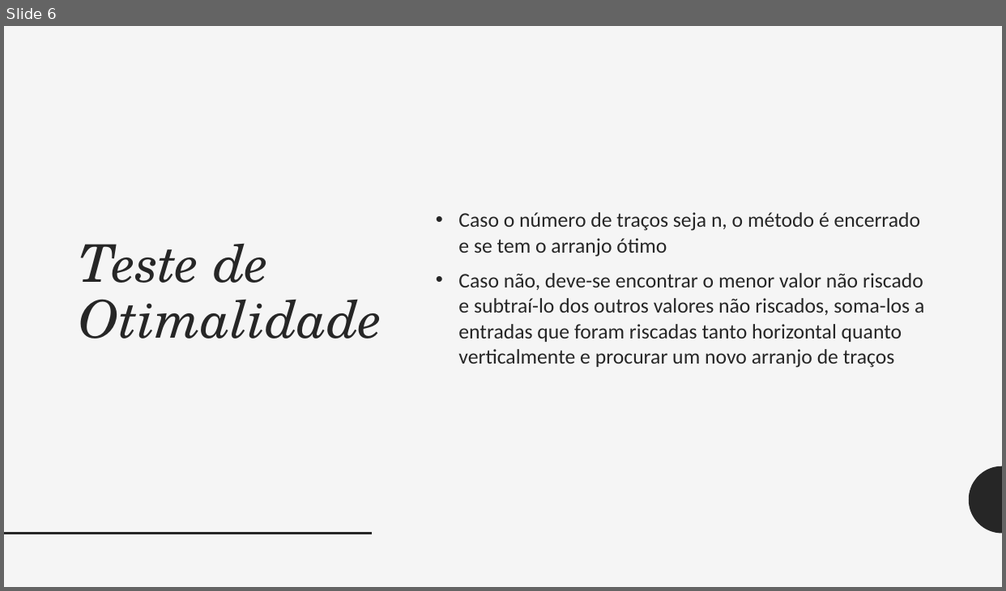
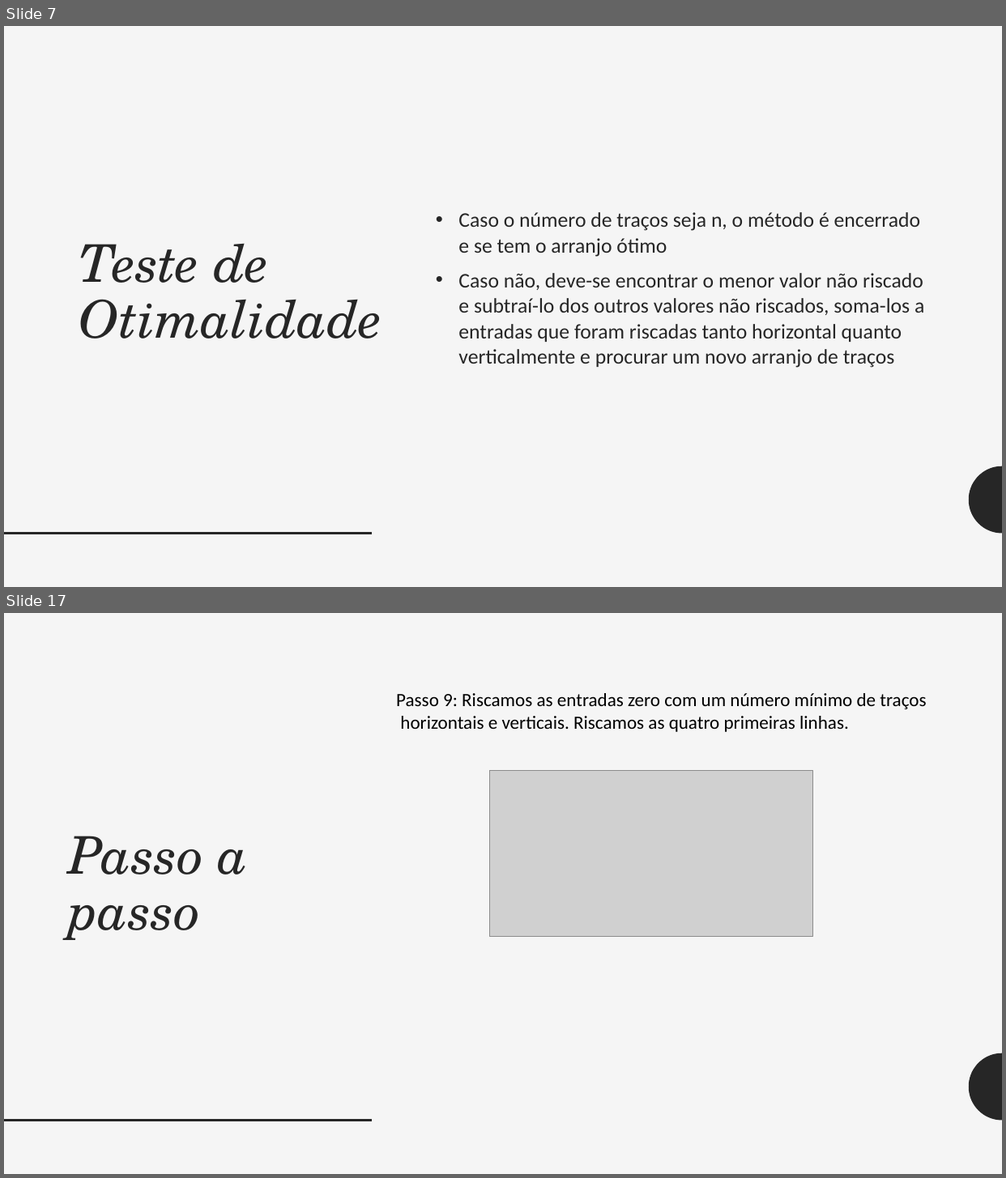
Before and after one commit to rafaelmotaalves/MetodoHungaro, a slide deck: MetodoHungaro.pptx. Shown one above the other, each under a label of ours: slide 6 before the commit, slides 7 and 17 after it; the slides between them are not shown. The pictures are 1006x591 and 1006x1178 pixels, drawn with LibreOffice and Linux fonts; fonts in the diff are those of the drawing; grey boxes stand for pictures. Boxes give left, top, right and bottom in pixels: in the first picture for what was removed or moved away, otherwise in the second. Text is boxed around its words. In the diff, an @@ line names an element or a change of style, - is before the commit and + after.

```diff
--- a/MetodoHungaro.pptx
+++ b/MetodoHungaro.pptx
@@ slide 17 added at (4,613,1002,1174), background #F5F5F5; not listed: 2 template elements that a slide beside it also shows @@
@@ text added at (396,693,926,732), 18 pt, text #000000 @@
+Passo 9: Riscamos as entradas zero com um número mínimo de traços
+horizontais e verticais. Riscamos as quatro primeiras linhas.
@@ picture added at (490,770,813,936) @@
@@ title added at (69,836,248,940), 50 pt, text #262626, italic @@
+Passo a passo
@@ what was slide 6 is now slide 7 @@
```
Also in this commit, not shown: 2 slides changed, 12 other slides added.
